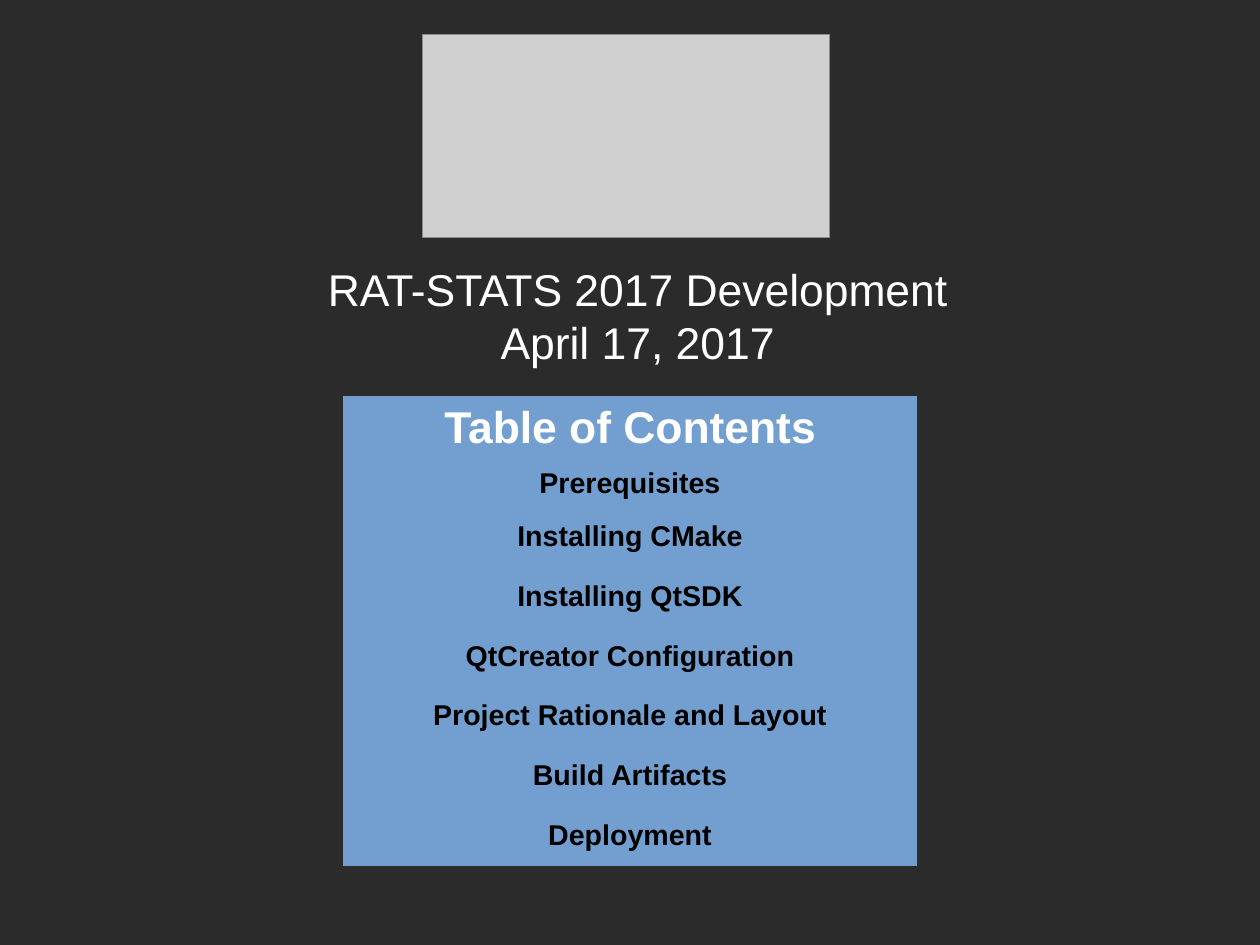
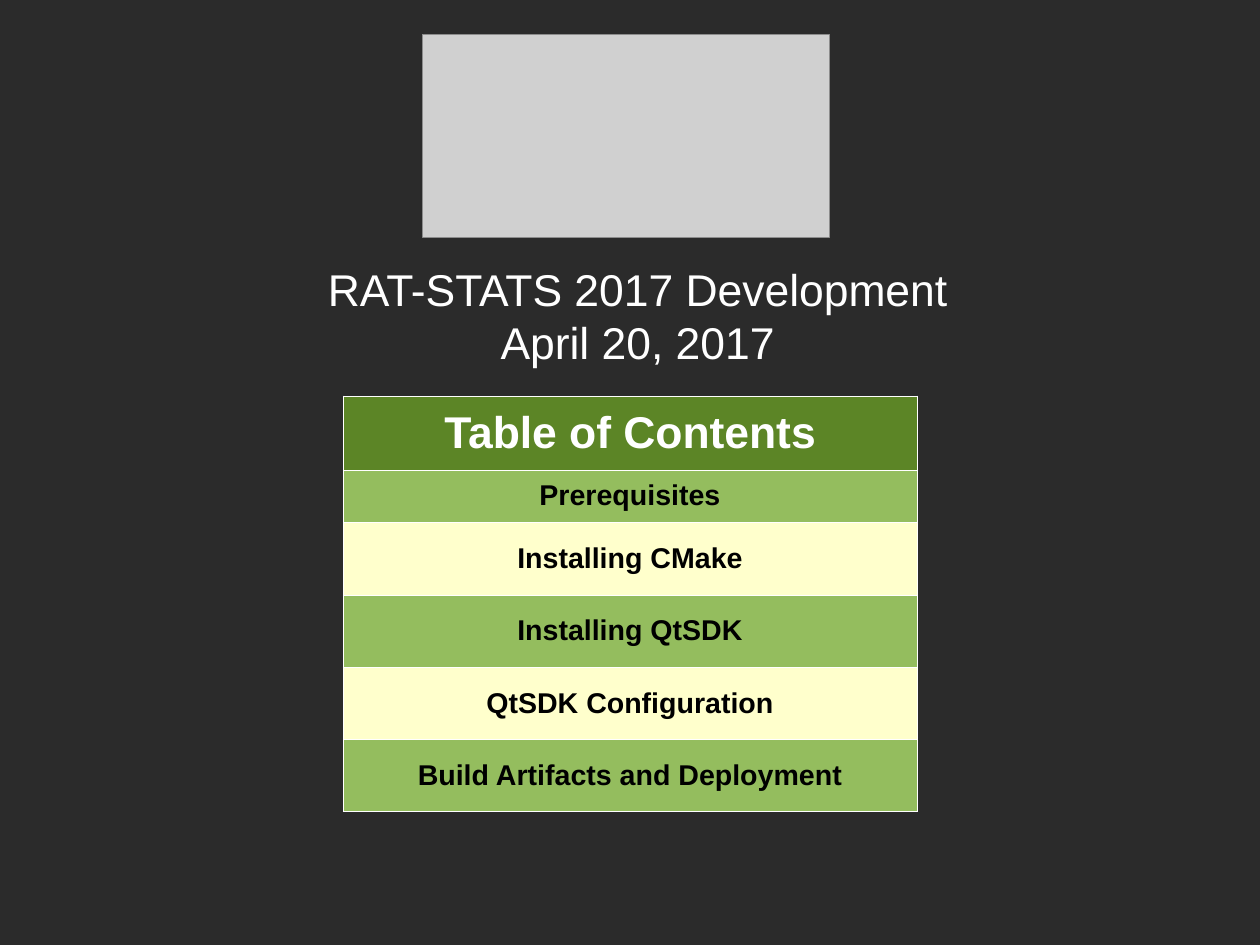
Before and after one commit to cbtek/RStats2017, a slide deck: slide 1 of submission/rstats_help/rstats_development.odp. Drawn at 1260x945 pixels with LibreOffice and Linux fonts; fonts in the diff are those of the drawing; grey boxes stand for pictures; background and template pictures are left out; a plain dark background stands for a picture behind light text. Boxes give left, top, right and bottom in pixels: in the first picture for what was removed or moved away, otherwise in the second. Text is boxed around its words. In the diff, an @@ line names an element or a change of style, - is before the commit and + after.

```diff
--- a/submission/rstats_help/rstats_development.odp
+++ b/submission/rstats_help/rstats_development.odp
@@ title at (328,273,948,368): text changed @@
-RAT-STATS 2017 Development
-April 17, 2017
+RAT-STATS 2017 Development
+April 20, 2017
@@ table at (343,396,917,812) @@
-row 5: QtCreator Configuration
-row 6: Project Rationale and Layout
-row 7: Build Artifacts
-row 8: Deployment
+row 5: QtSDK Configuration
+row 6: Build Artifacts and Deployment
```
Also in this commit, not shown: 1 other slide changed, 11 slides added, 16 other files.
